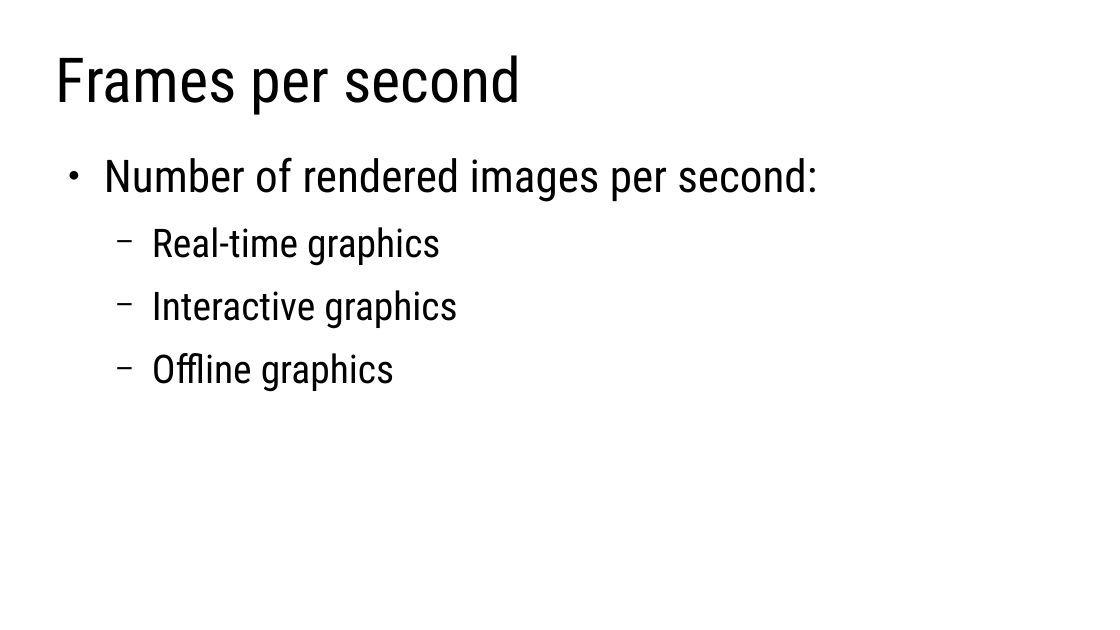
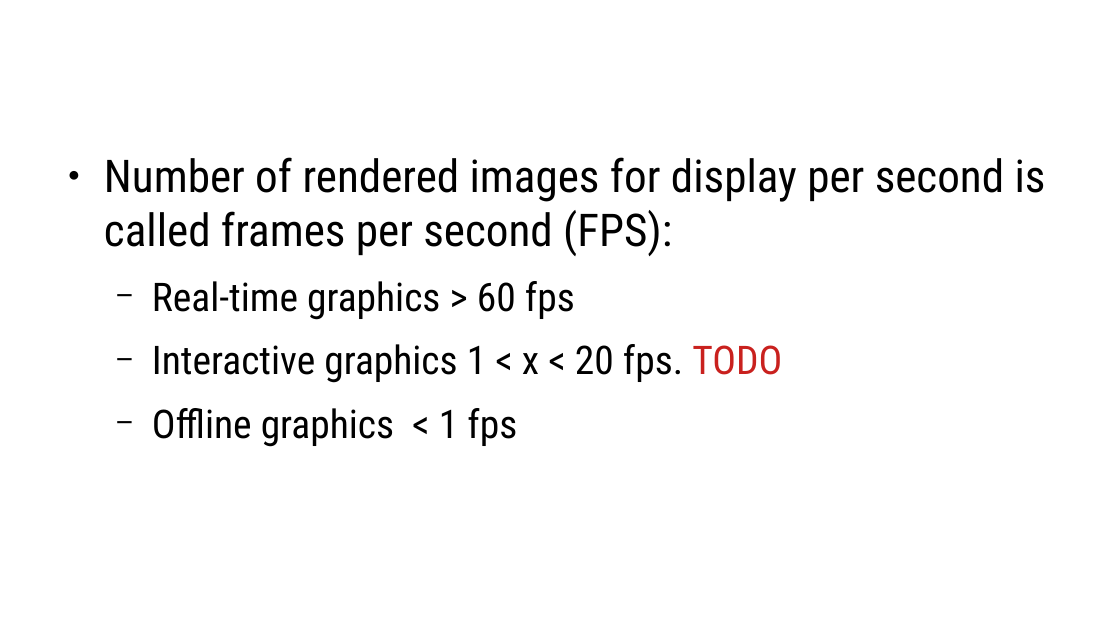
Before and after one commit to lorentzo/IntroductionToComputerGraphics, a slide deck: slide 5 of lectures/5_foundations_image_postprocessing/5_1_images.odp (slide 3 before the commit). Drawn at 1120x630 pixels with LibreOffice and Linux fonts; fonts in the diff are those of the drawing. Boxes give left, top, right and bottom in pixels: in the first picture for what was removed or moved away, otherwise in the second. Text is boxed around its words. In the diff, an @@ line names an element or a change of style, - is before the commit and + after.

Commit message:
images, refactoring, ehnancing

```diff
--- a/lectures/5_foundations_image_postprocessing/5_1_images.odp
+++ b/lectures/5_foundations_image_postprocessing/5_1_images.odp
@@ title removed at (56, 55, 522, 115) @@
-Frames per second
@@ text at (104, 157, 1046, 447): text changed @@
-● Number of rendered images per second:
-  − Real-time graphics
-  − Interactive graphics
-  − Offline graphics
+● Number of rendered images for display per second is called frames per second (FPS):
+  − Real-time graphics > 60 fps
+  − Interactive graphics 1 < x < 20 fps. TODO
+  − Offline graphics < 1 fps
```
Also in this commit, not shown: 7 other slides changed, 18 slides added, 4 slides removed, 6 other files.
